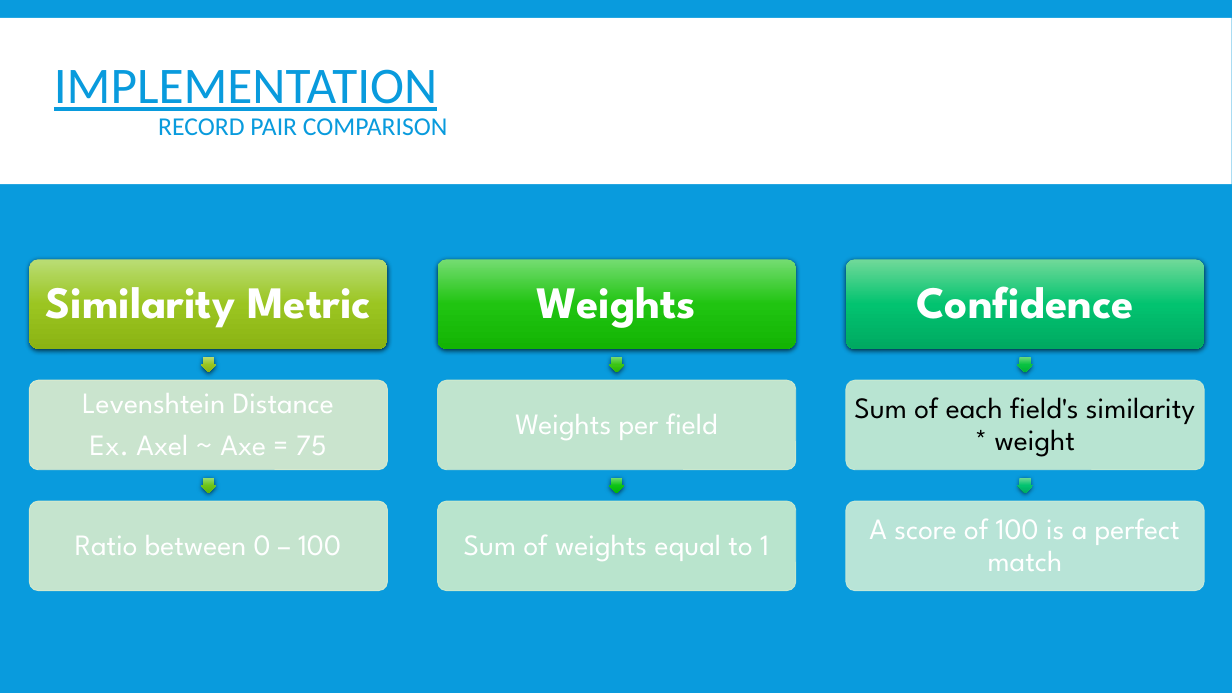
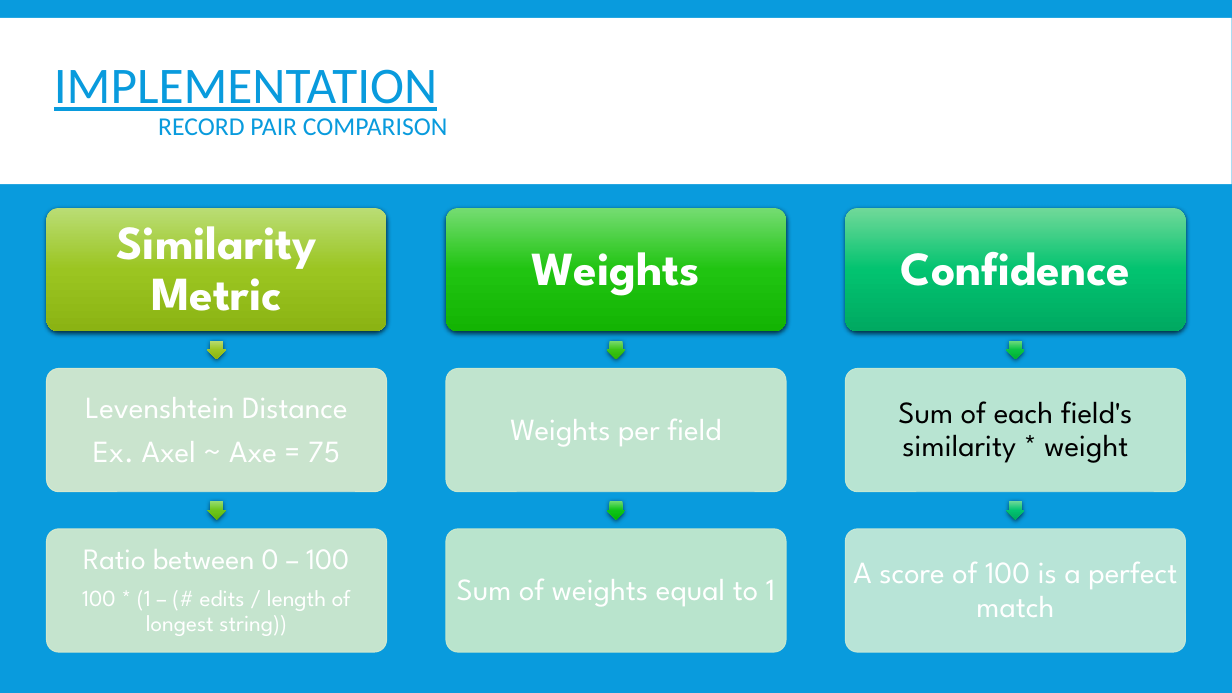
Before and after one commit to OryGregS/SeniorProject, a slide deck: slide 21 of docs/other/FuzzyRecordLinkage.pptx. Drawn at 1232x693 pixels with LibreOffice and Linux fonts; fonts in the diff are those of the drawing. Boxes give left, top, right and bottom in pixels: in the first picture for what was removed or moved away, otherwise in the second. Text is boxed around its words. In the diff, an @@ line names an element or a change of style, - is before the commit and + after.

```diff
--- a/docs/other/FuzzyRecordLinkage.pptx
+++ b/docs/other/FuzzyRecordLinkage.pptx
@@ rounded rectangle: place and size @@
-rounded rectangle at <box>30,260,388,349</box>
+rounded rectangle at <box>46,208,386,332</box>
@@ rounded rectangle: place and size @@
-rounded rectangle at <box>438,260,797,349</box>
+rounded rectangle at <box>446,208,787,332</box>
@@ rounded rectangle: place and size @@
-rounded rectangle at <box>847,260,1205,349</box>
+rounded rectangle at <box>846,208,1186,332</box>
@@ text "Similarity Metric": place and size @@
-text "Similarity Metric" at <box>45,287,371,332</box>
+text "Similarity Metric" at <box>116,226,317,311</box>
@@ text "Weights": place and size @@
-text "Weights" at <box>537,287,696,332</box>
+text "Weights" at <box>532,252,700,296</box>
@@ size 35 to 37 pt in 3 elements at <box>532,252,700,296</box>, <box>116,226,317,311</box>, <box>901,251,1131,286</box> @@
@@ text "Confidence": place and size @@
-text "Confidence" at <box>916,286,1134,319</box>
+text "Confidence" at <box>901,251,1131,286</box>
@@ right arrow: place and size @@
-right arrow at <box>201,357,216,372</box>
+right arrow at <box>207,341,226,360</box>
@@ right arrow: place and size @@
-right arrow at <box>609,357,625,372</box>
+right arrow at <box>607,341,626,360</box>
@@ right arrow: place and size @@
-right arrow at <box>1018,357,1033,372</box>
+right arrow at <box>1006,341,1025,360</box>
@@ rounded rectangle: place and size @@
-rounded rectangle at <box>30,380,388,470</box>
+rounded rectangle at <box>46,369,386,493</box>
@@ rounded rectangle: place and size @@
-rounded rectangle at <box>438,380,797,470</box>
+rounded rectangle at <box>446,369,787,493</box>
@@ rounded rectangle: place and size @@
-rounded rectangle at <box>847,380,1205,470</box>
+rounded rectangle at <box>846,369,1186,493</box>
@@ text "Sum of each field's similarity ...": place and size @@
-text "Sum of each field's similarity ..." at <box>854,397,1195,457</box>
+text "Sum of each field's similarity ..." at <box>898,401,1133,463</box>
@@ right arrow: place and size @@
-right arrow at <box>201,478,216,494</box>
+right arrow at <box>207,501,226,519</box>
@@ right arrow: place and size @@
-right arrow at <box>609,478,625,494</box>
+right arrow at <box>607,501,626,519</box>
@@ right arrow: place and size @@
-right arrow at <box>1018,478,1033,494</box>
+right arrow at <box>1006,501,1025,519</box>
@@ rounded rectangle: place and size @@
-rounded rectangle at <box>30,501,388,591</box>
+rounded rectangle at <box>46,529,386,653</box>
@@ text "Ratio between 0 – 100": place and size @@
-text "Ratio between 0 – 100" at <box>75,535,341,555</box>
+text "Ratio between 0 – 100" at <box>82,549,351,636</box>
@@ rounded rectangle: place and size @@
-rounded rectangle at <box>438,501,797,591</box>
+rounded rectangle at <box>446,529,787,653</box>
@@ text "Sum of weights equal to ...": place and size @@
-text "Sum of weights equal to ..." at <box>464,534,769,561</box>
+text "Sum of weights equal to ..." at <box>457,579,775,607</box>
@@ rounded rectangle: place and size @@
-rounded rectangle at <box>847,501,1205,591</box>
+rounded rectangle at <box>846,529,1186,653</box>
@@ size 23 to 24 pt in 5 elements at <box>510,419,721,447</box>, <box>85,397,348,462</box>, <box>898,401,1133,463</box>, <box>457,579,775,607</box>, <box>853,562,1177,617</box> @@
@@ text "A score of 100 is ...": place and size @@
-text "A score of 100 is ..." at <box>869,518,1180,571</box>
+text "A score of 100 is ..." at <box>853,562,1177,617</box>
@@ text at <box>82,590,351,636</box>: paragraph added @@
+100 * (1 – (# edits / length of longest string))
```
Also in this commit, not shown: 11 other slides changed, 2 other files.
